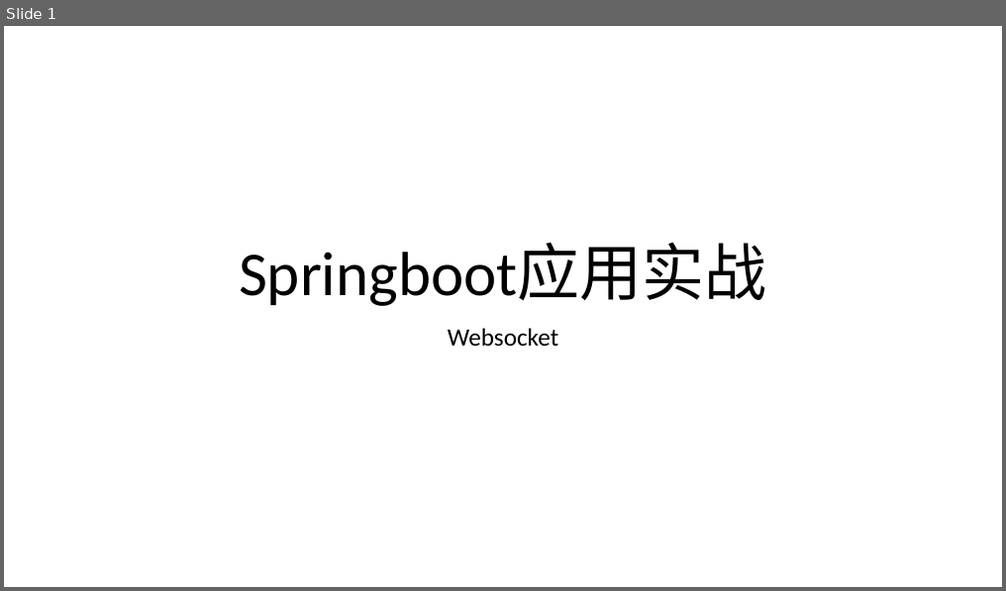
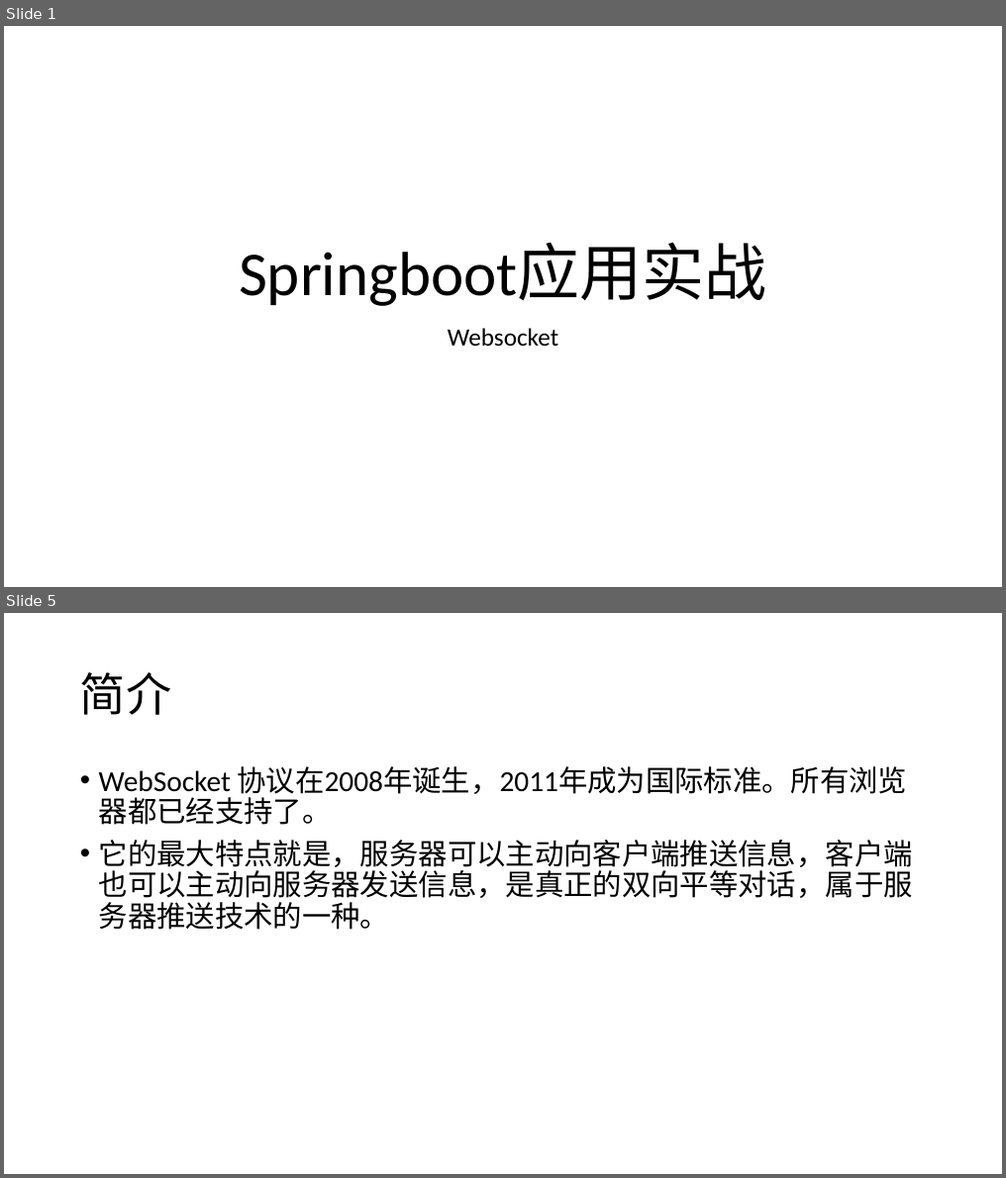
Before and after one commit to airuitian/MicroService, a slide deck: springboot/SpringBoot-websocket.pptx. Shown one above the other, each under a label of ours: slide 1 before the commit, slides 1 and 5 after it; the slides between them are not shown. The pictures are 1006x591 and 1006x1178 pixels, drawn with LibreOffice and Linux fonts; fonts in the diff are those of the drawing. Boxes give left, top, right and bottom in pixels: in the first picture for what was removed or moved away, otherwise in the second. Text is boxed around its words. In the diff, an @@ line names an element or a change of style, - is before the commit and + after.

```diff
--- a/springboot/SpringBoot-websocket.pptx
+++ b/springboot/SpringBoot-websocket.pptx
@@ slide 5 added at <box>4,613,1002,1174</box>, background #FFFFFF @@
@@ title added at <box>80,672,171,715</box>, 44 pt, text #000000 @@
+简介
@@ text added at <box>99,766,913,930</box>, 28 pt, text #000000 @@
+• WebSocket 协议在2008年诞生，2011年成为国际标准。所有浏览器都已经支持了。
+• 它的最大特点就是，服务器可以主动向客户端推送信息，客户端也可以主动向服务器发送信息，是真正的双向平等对话，属于服务器推送技术的一种。
```
Also in this commit, not shown: 1 slide changed, 19 other slides added, 1 slide removed, 2 other files.
